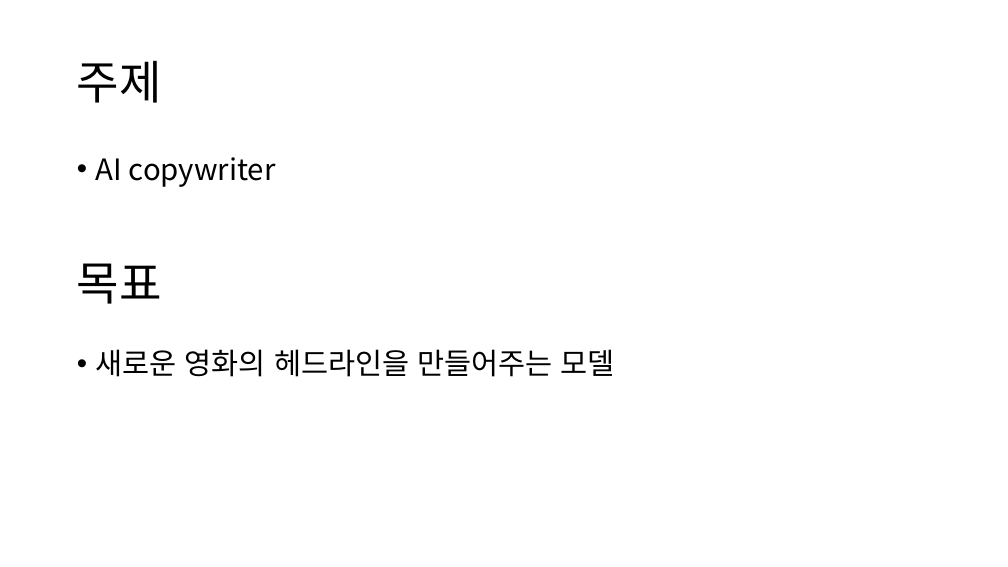
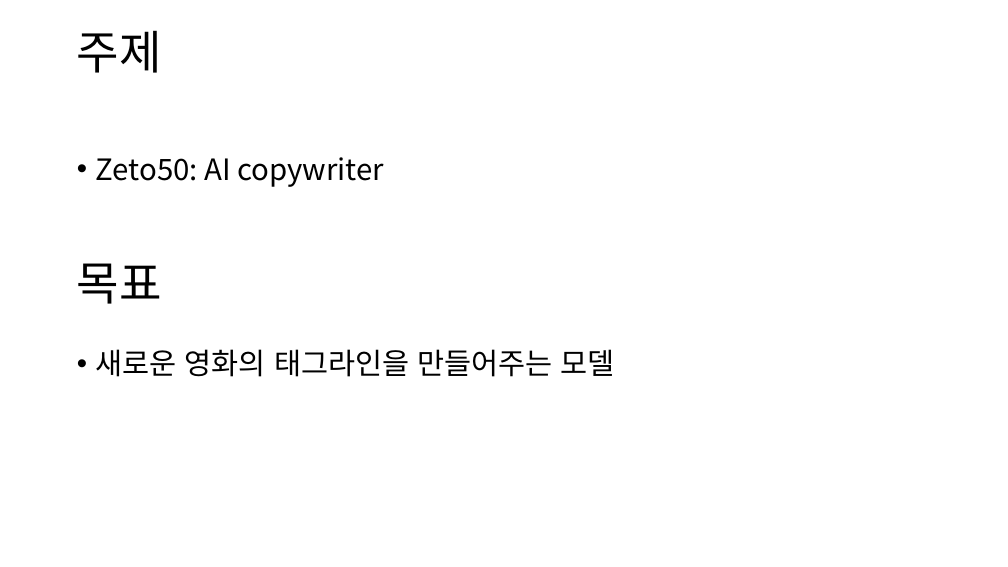
Before and after one commit to DHK810/AIcopywriter, a slide deck: slide 2 of aicopywriter프로젝트진행절차.pptx. Drawn at 1008x567 pixels with LibreOffice and Linux fonts; fonts in the diff are those of the drawing. Boxes give left, top, right and bottom in pixels: in the first picture for what was removed or moved away, otherwise in the second. Text is boxed around its words. In the diff, an @@ line names an element or a change of style, - is before the commit and + after.

```diff
--- a/aicopywriter프로젝트진행절차.pptx
+++ b/aicopywriter프로젝트진행절차.pptx
@@ title "주제": place and size @@
-title "주제" at bbox=[77, 60, 162, 103]
+title "주제" at bbox=[77, 30, 162, 73]
@@ text at bbox=[96, 157, 384, 187]: text changed @@
-• AI copywriter
+• Zeto50: AI copywriter
@@ text at bbox=[96, 349, 615, 377]: text changed @@
-• 새로운 영화의 헤드라인을 만들어주는 모델
+• 새로운 영화의 태그라인을 만들어주는 모델
```
Also in this commit, not shown: 5 other slides changed, 4 slides added, 1 other file.
